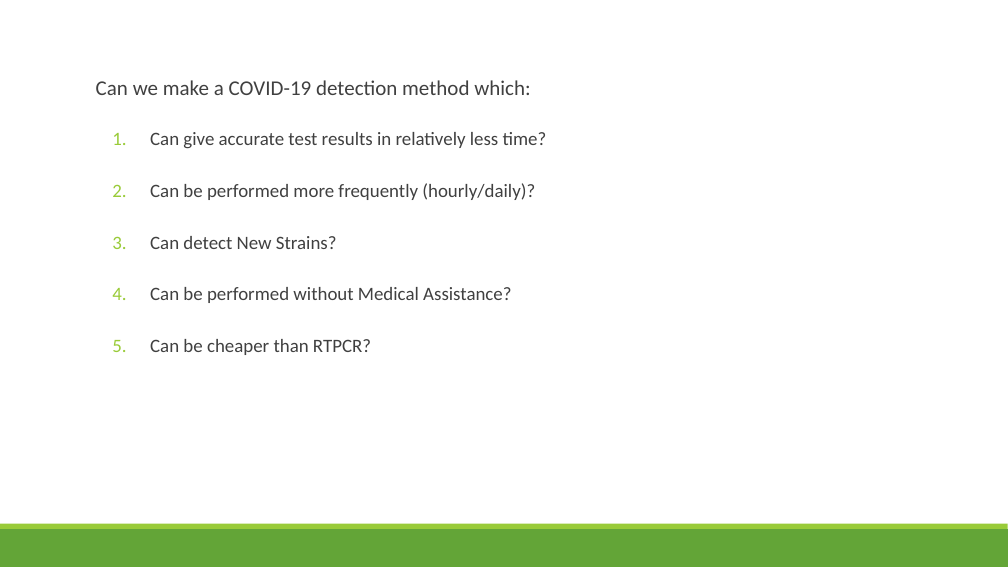
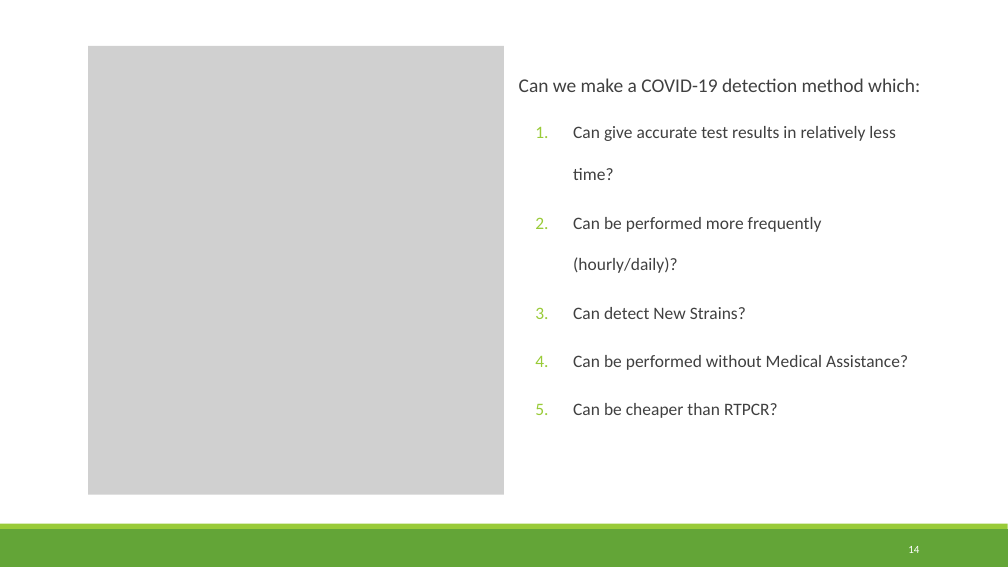
Before and after one commit to HimanshuKGP007/COV_Project, a slide deck: slide 14 of BTP_Files/PPT/BTP Presentation.pptx (slide 13 before the commit). Drawn at 1008x567 pixels with LibreOffice and Linux fonts; fonts in the diff are those of the drawing; grey boxes stand for pictures. Boxes give left, top, right and bottom in pixels: in the first picture for what was removed or moved away, otherwise in the second. Text is boxed around its words. In the diff, an @@ line names an element or a change of style, - is before the commit and + after.

```diff
--- a/BTP_Files/PPT/BTP Presentation.pptx
+++ b/BTP_Files/PPT/BTP Presentation.pptx
@@ picture added at [88,46,504,495] @@
@@ text "Can we make a COVID-19 ...": place and size @@
-text "Can we make a COVID-19 ..." at [96,80,547,355]
+text "Can we make a COVID-19 ..." at [519,78,920,418]
@@ text "Can we make a COVID-19 ..." at [519,78,920,418]: size 20 to 18.5 pt in "Can we make a COVID-19 detection method ..."; size 18 to 16.6 pt in "Can give accurate test results in relatively ...", "Can be performed more frequently (hourly/daily)?", "Can detect New Strains?", "Can be performed without Medical Assistance?" and 1 more places @@
@@ page number added at [908,546,919,553], 10.5 pt, text #FFFFFF @@
+14
```
Also in this commit, not shown: 5 other slides changed, 13 slides added, 4 slides removed, 9 other files.
